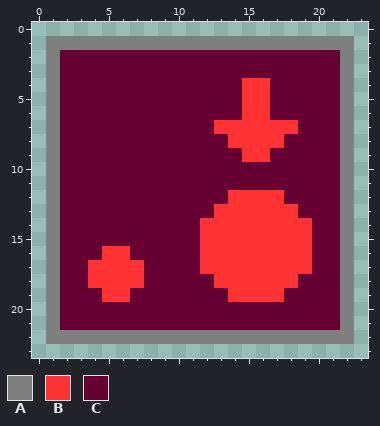
Pixel-art sprite: image/chat/emoji/red_big.png. Above, as it was before the edit.
The file is 48x48 pixels, drawn in blocks of 2x2; one block is one cell here.
Palette (. is transparent): A #7f7f7f  B #ff3333  C #660033
Pixels before, first column x 1:
 1 AAAAAAAAAAAAAAAAAAAAAA
 2 ACCCCCCCCCCCCCCCCCCCCA
 3 ACCCCCCCCCCCCCCCCCCCCA
 4 ACCCCCCCCCCCCCBBCCCCCA
 5 ACCCCCCCCCCCCCBBCCCCCA
 6 ACCCCCCCCCCCCCBBCCCCCA
 7 ACCCCCCCCCCCBBBBBBCCCA
 8 ACCCCCCCCCCCCBBBBCCCCA
 9 ACCCCCCCCCCCCCBBCCCCCA
10 ACCCCCCCCCCCCCCCCCCCCA
11 ACCCCCCCCCCCCCCCCCCCCA
12 ACCCCCCCCCCCCBBBBCCCCA
13 ACCCCCCCCCCCBBBBBBCCCA
14 ACCCCCCCCCCBBBBBBBBCCA
15 ACCCCCCCCCCBBBBBBBBCCA
16 ACCCBBCCCCCBBBBBBBBCCA
17 ACCBBBBCCCCBBBBBBBBCCA
18 ACCBBBBCCCCCBBBBBBCCCA
19 ACCCBBCCCCCCCBBBBCCCCA
20 ACCCCCCCCCCCCCCCCCCCCA
21 ACCCCCCCCCCCCCCCCCCCCA
22 AAAAAAAAAAAAAAAAAAAAAA
Now the later version:
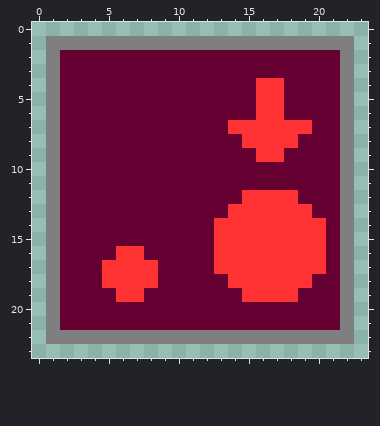
The edit:
Changed rows in their new state; - is an unchanged pixel.
first column x 4:
 4 -----------C-B---
 5 -----------C-B---
 6 -----------C-B---
 7 ---------C-----B-
 8 ----------C---B--
 9 -----------C-B---
12 ----------C---B--
13 ---------C-----B-
14 --------C-------B
15 --------C-------B
16 -C-B----C-------B
17 C---B---C-------B
18 C---B----C-----B-
19 -C-B------C---B--
Where, in picture pixels (left, top, right, bottom), the same in both pictures:
changed: (200, 78, 326, 302)
changed: (88, 246, 158, 302)
